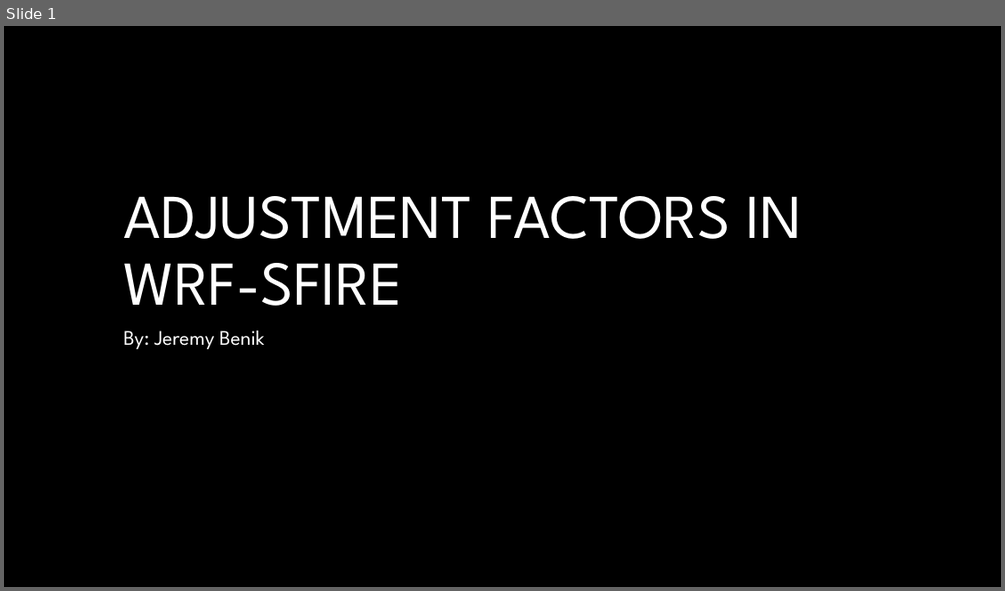
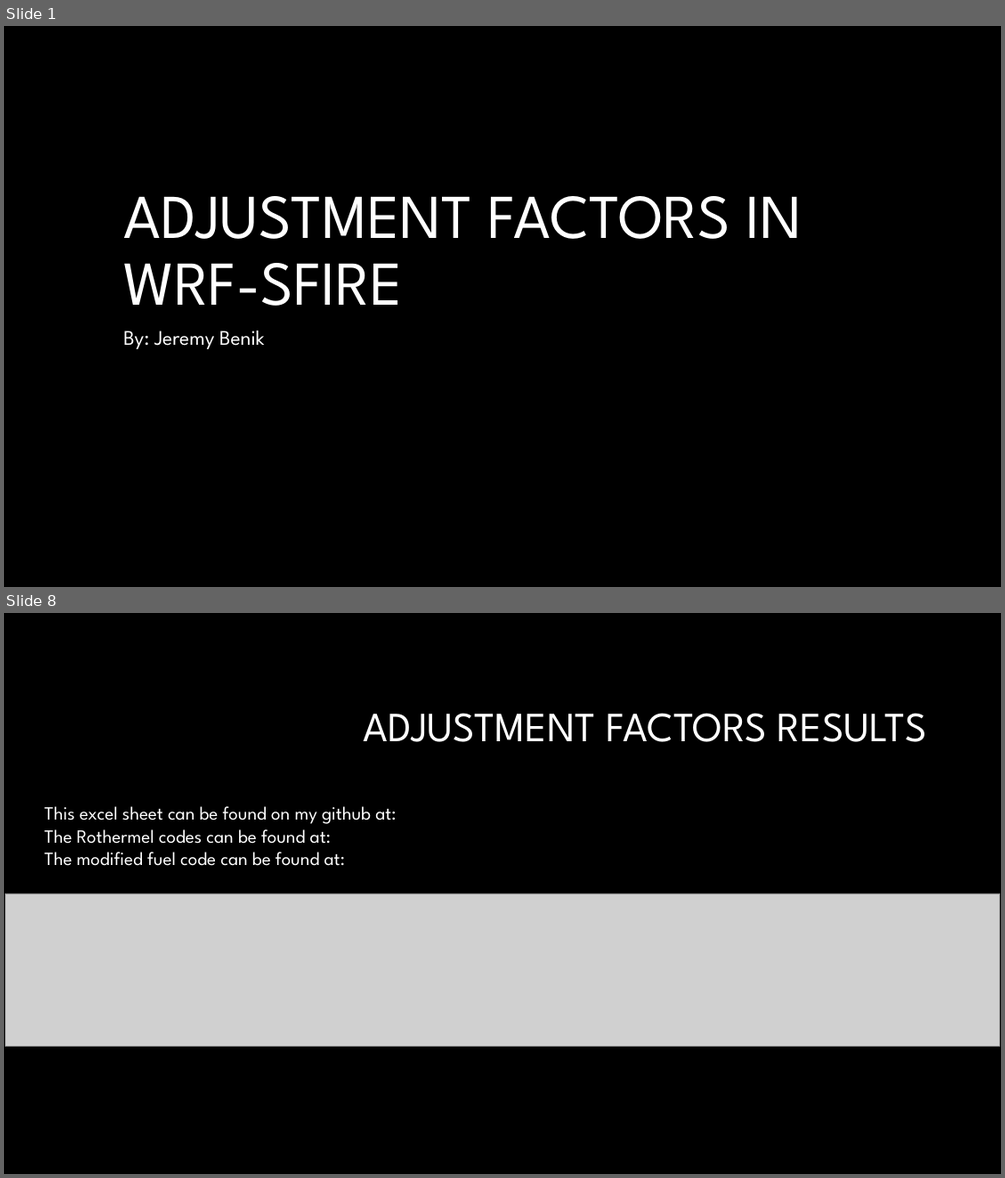
Before and after one commit to Jeremy-Benik/Meeting_Notes, a slide deck: Presentations/Adjustment_Factors.pptx. Shown one above the other, each under a label of ours: slide 1 before the commit, slides 1 and 8 after it; the slides between them are not shown. The pictures are 1005x591 and 1005x1178 pixels, drawn with LibreOffice and Linux fonts; fonts in the diff are those of the drawing; grey boxes stand for pictures; background and template pictures are left out. Boxes give left, top, right and bottom in pixels: in the first picture for what was removed or moved away, otherwise in the second. Text is boxed around its words. In the diff, an @@ line names an element or a change of style, - is before the commit and + after.

Commit message:
Updating adjustment factor powerpoint

```diff
--- a/Presentations/Adjustment_Factors.pptx
+++ b/Presentations/Adjustment_Factors.pptx
@@ slide 8 added at (4,613,1001,1174), background #000000 @@
@@ title added at (363,713,927,742), 40 pt, text #FFFFFF @@
+ADJUSTMENT FACTORS RESULTS
@@ text added at (44,806,396,866), 18 pt, text #FFFFFF @@
+This excel sheet can be found on my github at:
+The Rothermel codes can be found at:
+The modified fuel code can be found at:
@@ picture added at (6,893,1000,1046) @@
```
Also in this commit, not shown: 1 slide changed, 6 other slides added.
